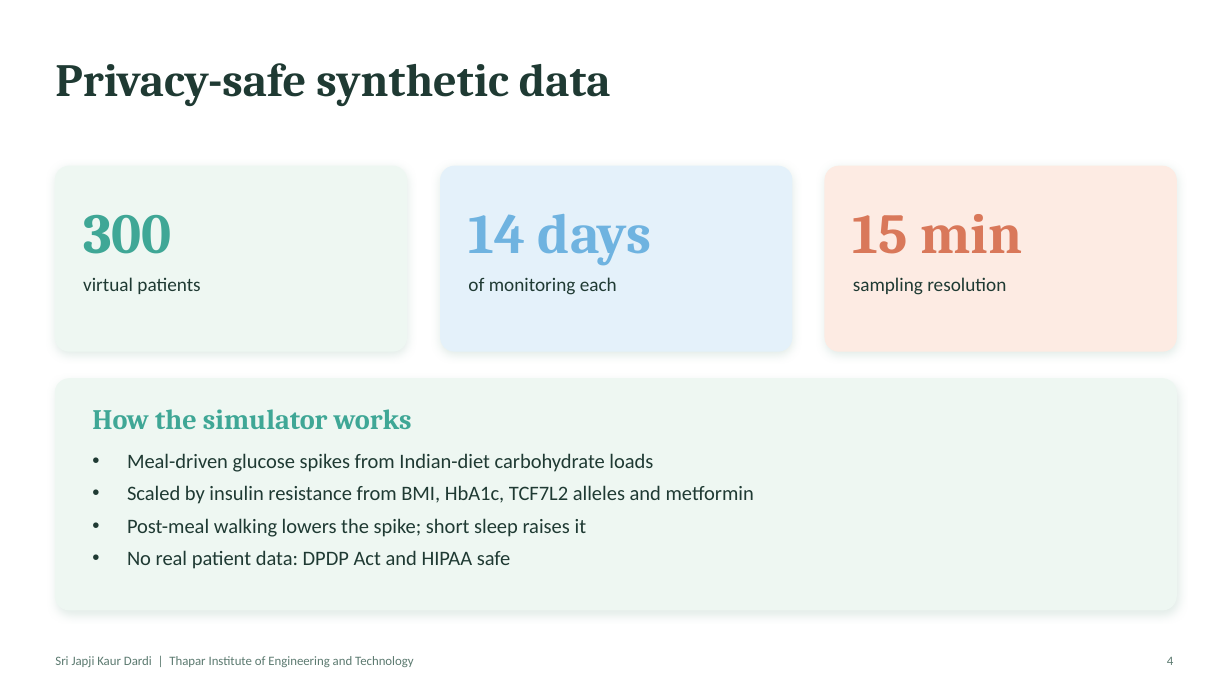
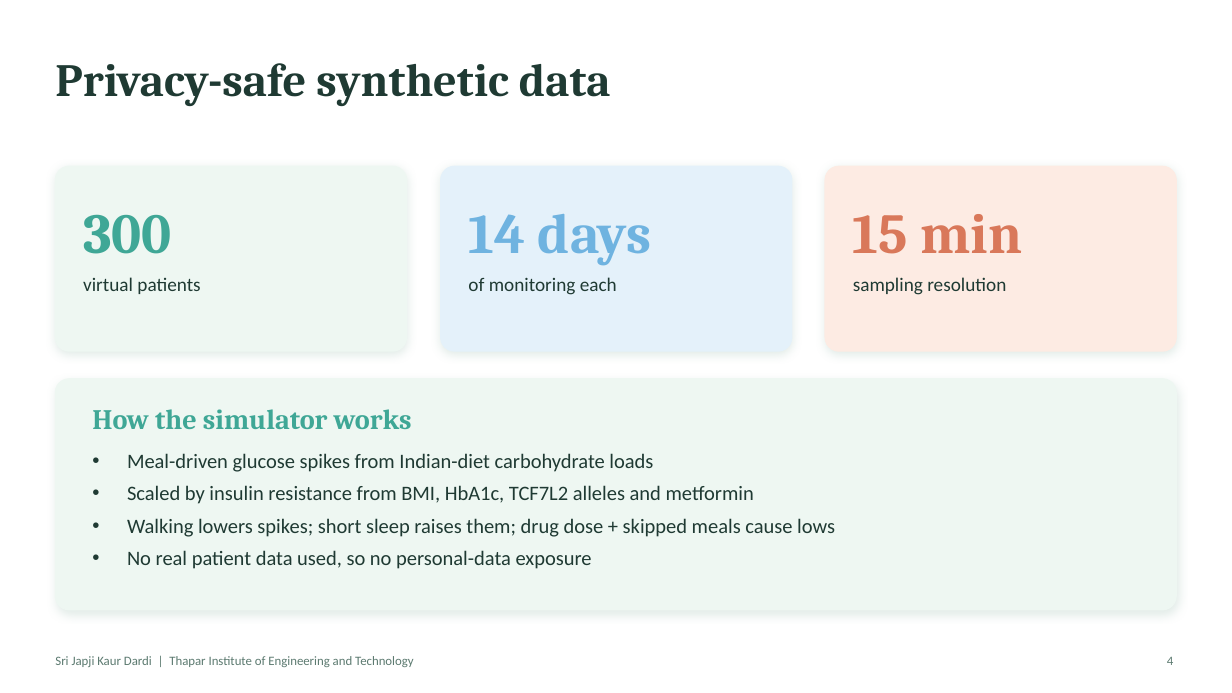
Before and after one commit to Srijapjikdardi/t2d-digital-twin, a slide deck: slide 4 of docs/presentation.pptx. Drawn at 1232x693 pixels with LibreOffice and Linux fonts; fonts in the diff are those of the drawing. Boxes give left, top, right and bottom in pixels: in the first picture for what was removed or moved away, otherwise in the second. Text is boxed around its words. In the diff, an @@ line names an element or a change of style, - is before the commit and + after.

```diff
--- a/docs/presentation.pptx
+++ b/docs/presentation.pptx
@@ text at [127,518,835,569]: text changed @@
-• Post-meal walking lowers the spike; short sleep raises it
-• No real patient data: DPDP Act and HIPAA safe
+• Walking lowers spikes; short sleep raises them; drug dose + skipped meals cause lows
+• No real patient data used, so no personal-data exposure
```
Also in this commit, not shown: 7 other slides changed, 2 slides added, 20 other files.
